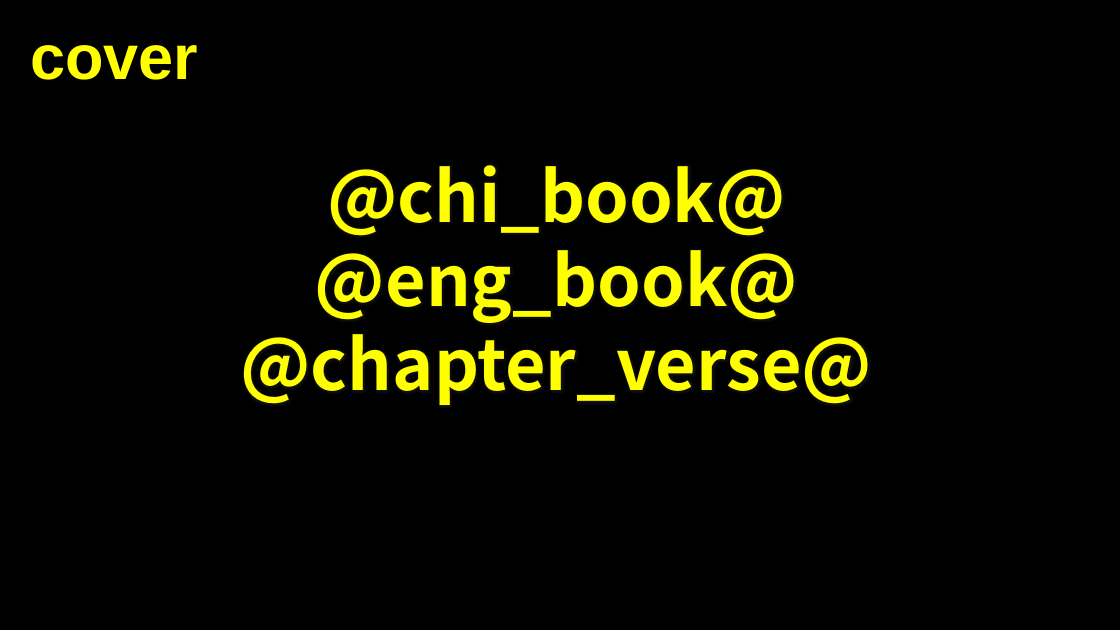
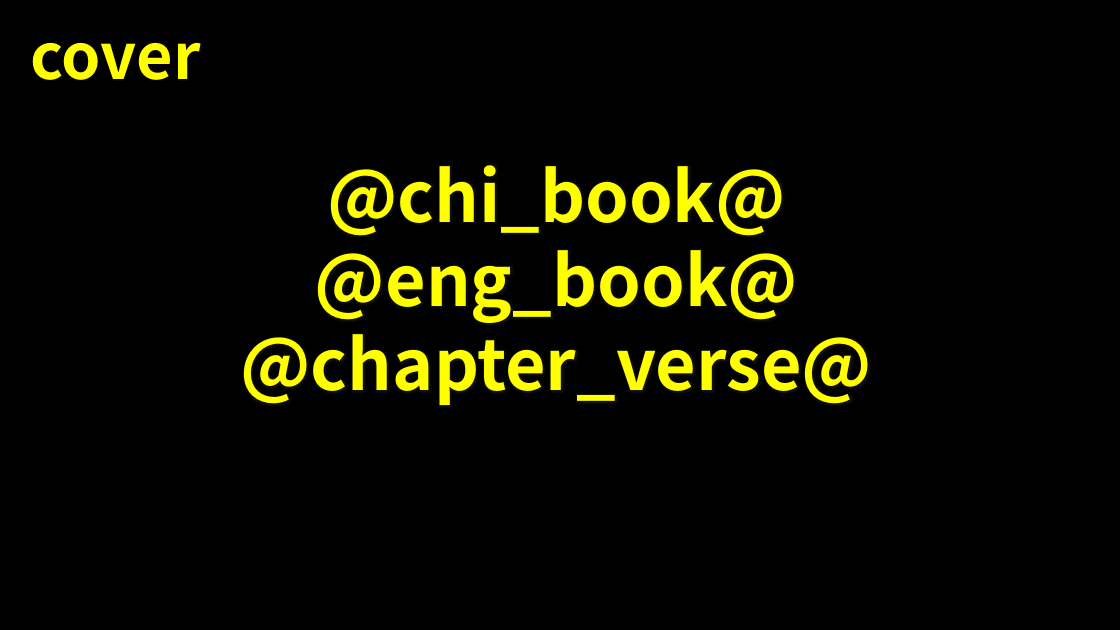
Before and after one commit to DrakonDarquesse/bvpg, a slide deck: slide 1 of api/template/responsive_reading.pptx. Drawn at 1120x630 pixels with LibreOffice and Linux fonts; fonts in the diff are those of the drawing. Boxes give left, top, right and bottom in pixels: in the first picture for what was removed or moved away, otherwise in the second. Text is boxed around its words. In the diff, an @@ line names an element or a change of style, - is before the commit and + after.

```diff
--- a/api/template/responsive_reading.pptx
+++ b/api/template/responsive_reading.pptx
@@ title "cover" at [30,43,200,80]: font Arial to Noto Sans CJK SC @@
```
Also in this commit, not shown: 2 other slides changed, 1 other file.
